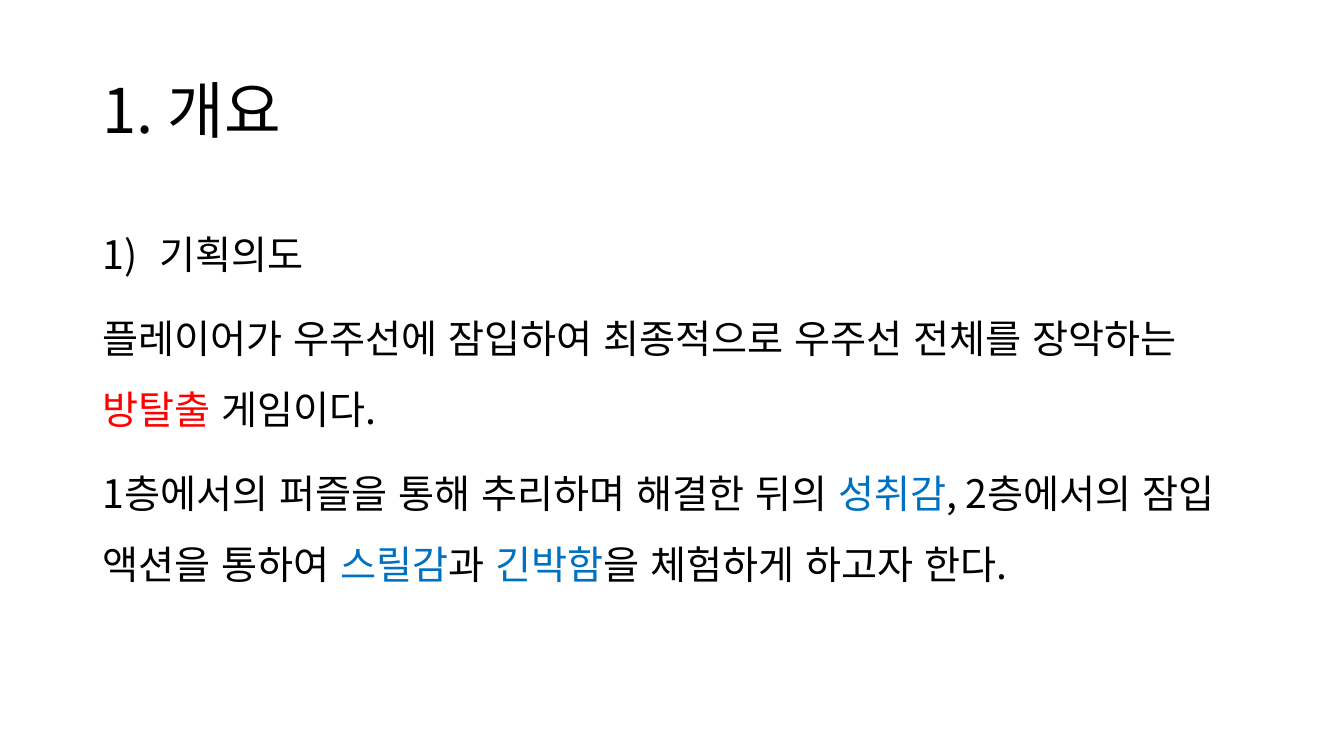
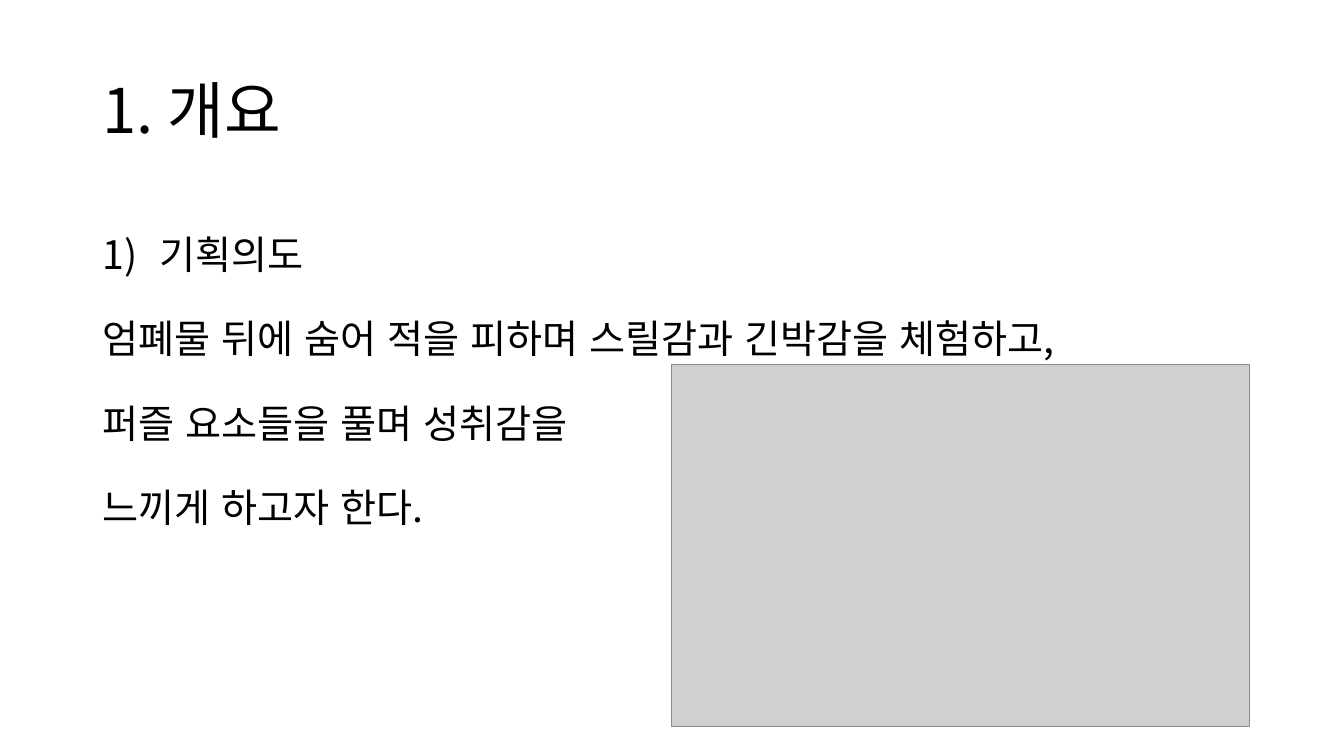
Before and after one commit to Mained606/SpaceShipLooting_VR, a slide deck: slide 3 of 진행/게임PPT/SpaceShip.pptx. Drawn at 1344x756 pixels with LibreOffice and Linux fonts; fonts in the diff are those of the drawing; grey boxes stand for pictures. Boxes give left, top, right and bottom in pixels: in the first picture for what was removed or moved away, otherwise in the second. Text is boxed around its words. In the diff, an @@ line names an element or a change of style, - is before the commit and + after.

```diff
--- a/진행/게임PPT/SpaceShip.pptx
+++ b/진행/게임PPT/SpaceShip.pptx
@@ text at bbox=[102, 320, 1054, 525]: text changed @@
-플레이어가 우주선에 잠입하여 최종적으로 우주선 전체를 장악하는 방탈출 게임이다.
-1층에서의 퍼즐을 통해 추리하며 해결한 뒤의 성취감, 2층에서의 잠입 액션을 통하여 스릴감과 긴박함을 체험하게 하고자 한다.
+엄폐물 뒤에 숨어 적을 피하며 스릴감과 긴박감을 체험하고,
+퍼즐 요소들을 풀며 성취감을
+느끼게 하고자 한다.
@@ picture added at bbox=[673, 364, 1250, 727] @@
```
Also in this commit, not shown: 2 other slides changed, 47 other files.
